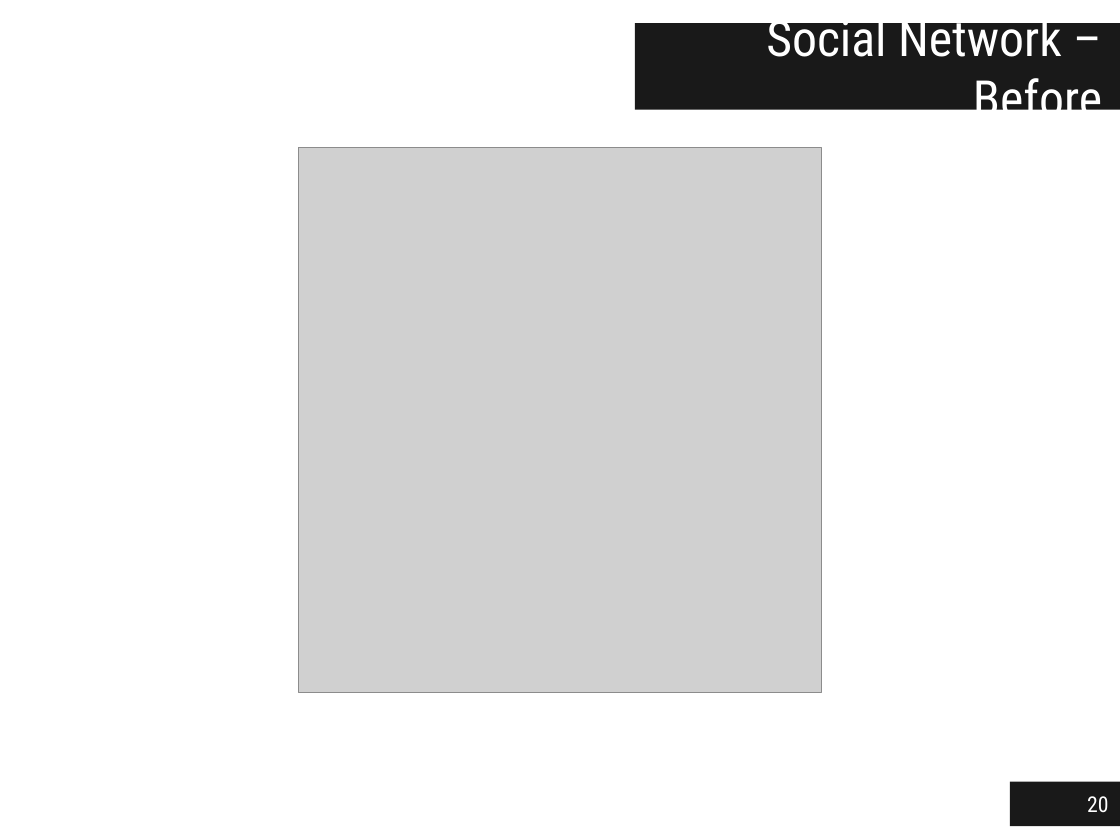
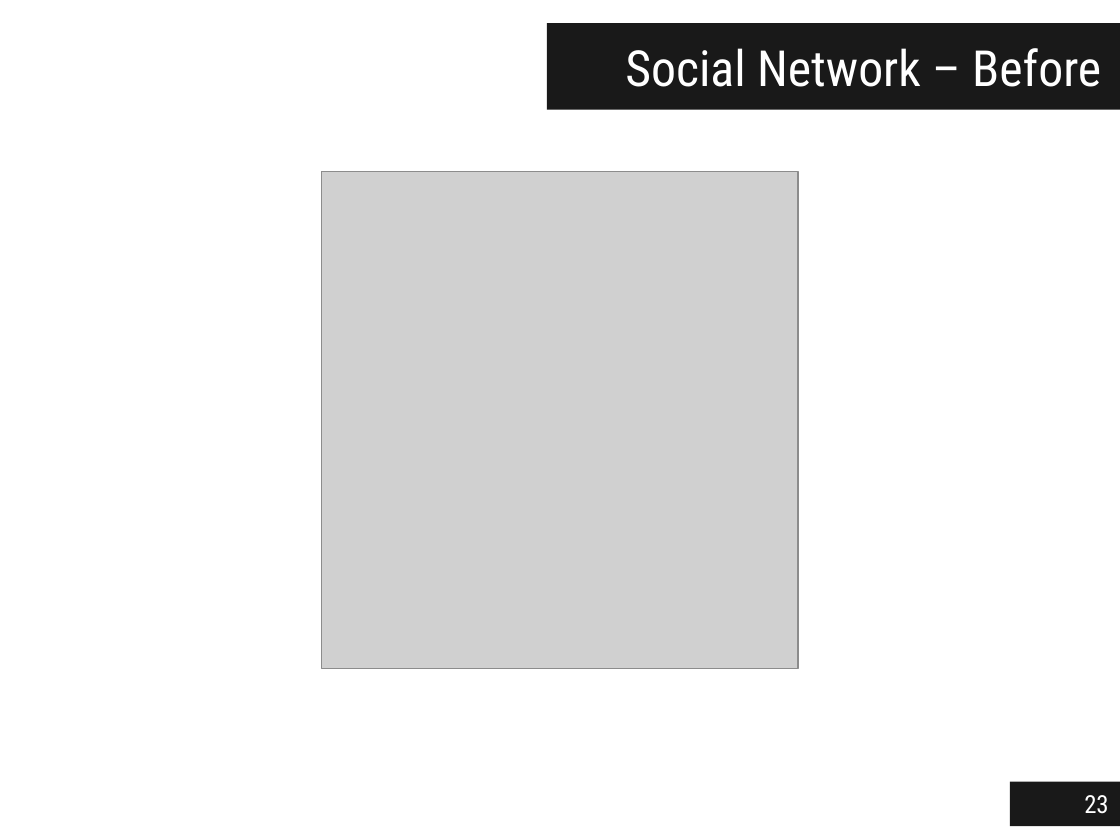
Before and after one commit to jgradim/thesis, a slide deck: slide 23 of presentations/jgradim-presentation.pptx (slide 20 before the commit). Drawn at 1120x840 pixels with LibreOffice and Linux fonts; fonts in the diff are those of the drawing; grey boxes stand for pictures. Boxes give left, top, right and bottom in pixels: in the first picture for what was removed or moved away, otherwise in the second. Text is boxed around its words. In the diff, an @@ line names an element or a change of style, - is before the commit and + after.

```diff
--- a/presentations/jgradim-presentation.pptx
+++ b/presentations/jgradim-presentation.pptx
@@ title "Social Network – Before": place and size @@
-title "Social Network – Before" at (635,24,1120,110)
+title "Social Network – Before" at (547,24,1120,110)
@@ picture: place and size @@
-picture at (299,148,822,692)
+picture at (321,171,797,668)
@@ page number at (1084,795,1108,814): text changed; size 14 to 16 pt @@
-20
+23
```
Also in this commit, not shown: 31 other slides changed, 7 slides added.
